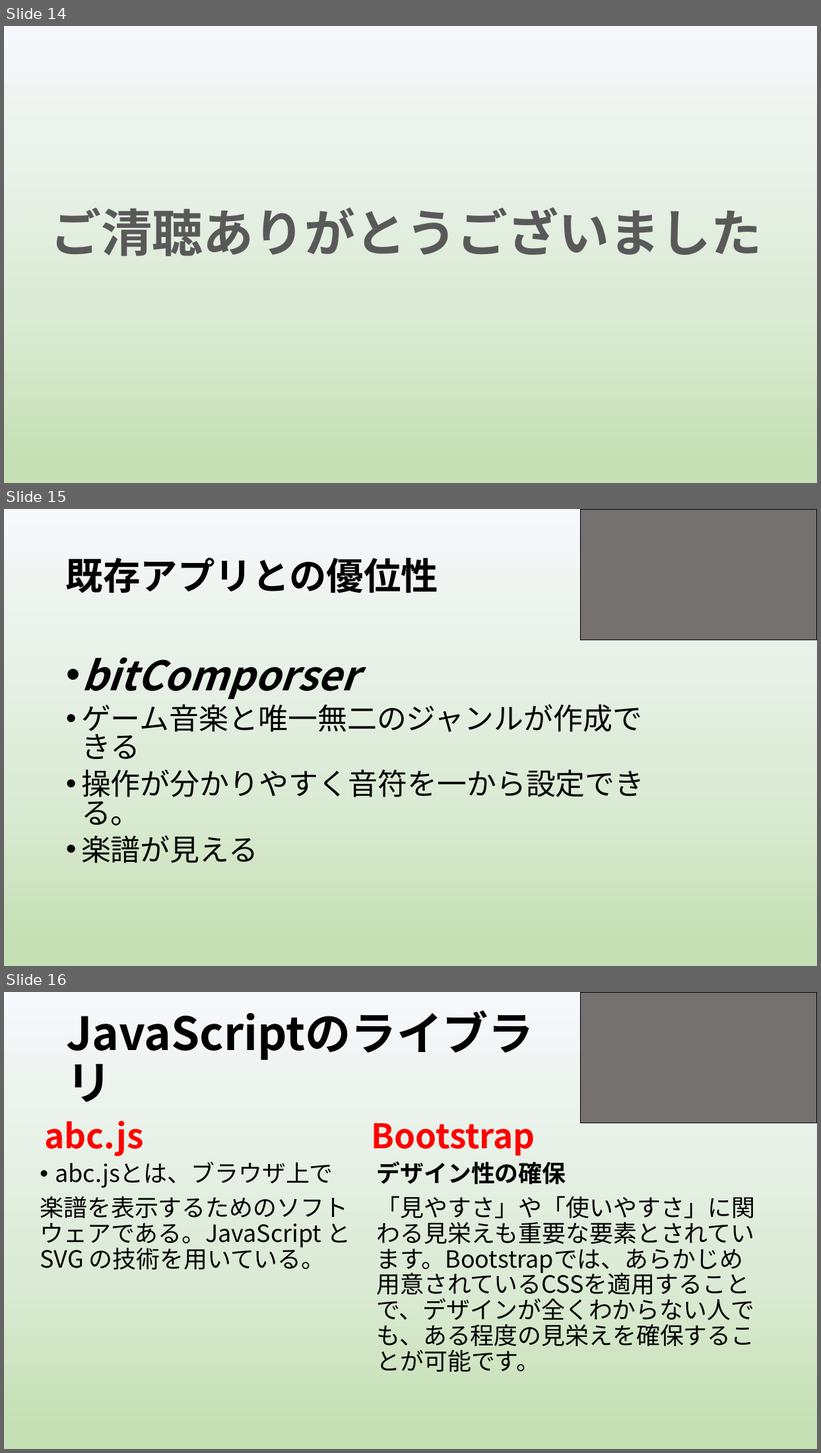
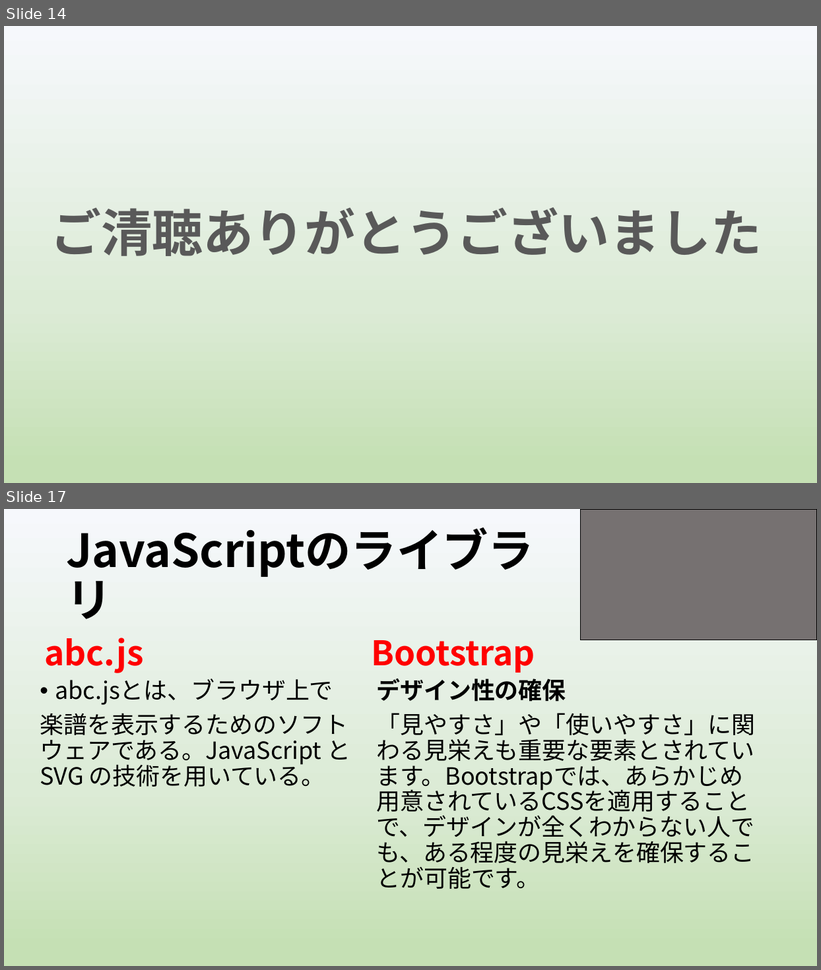
Before and after one commit to yoshitake266/bitComposer_prj, a slide deck: presentation/graduation/bit Composer3 .pptx. Shown one above the other, each under a label of ours: slides 14, 15 and 16 before the commit, slides 14 and 17 after it; the slides between them are not shown. The pictures are 821x1453 and 821x970 pixels, drawn with LibreOffice and Linux fonts; fonts in the diff are those of the drawing. Boxes give left, top, right and bottom in pixels: in the first picture for what was removed or moved away, otherwise in the second. Text is boxed around its words. In the diff, an @@ line names an element or a change of style, - is before the commit and + after.

```diff
--- a/presentation/graduation/bit Composer3 .pptx
+++ b/presentation/graduation/bit Composer3 .pptx
@@ slide 15 removed at (x1=4, y1=509, x2=817, y2=966), background gradient #F6F8FC to #DCEBD6 to #C5E0B4 @@
@@ rectangle removed at (x1=580, y1=509, x2=817, y2=640) @@
@@ title removed at (x1=66, y1=558, x2=438, y2=593) @@
-既存アプリとの優位性
@@ text removed at (x1=81, y1=657, x2=645, y2=863) @@
-• bitComporser
-• ゲーム音楽と唯一無二のジャンルが作成できる
-• 操作が分かりやすく音符を一から設定できる。
-• 楽譜が見える
@@ what was slide 16 is now slide 17 @@
```
Also in this commit, not shown: 11 slides changed, 2 slides added.
